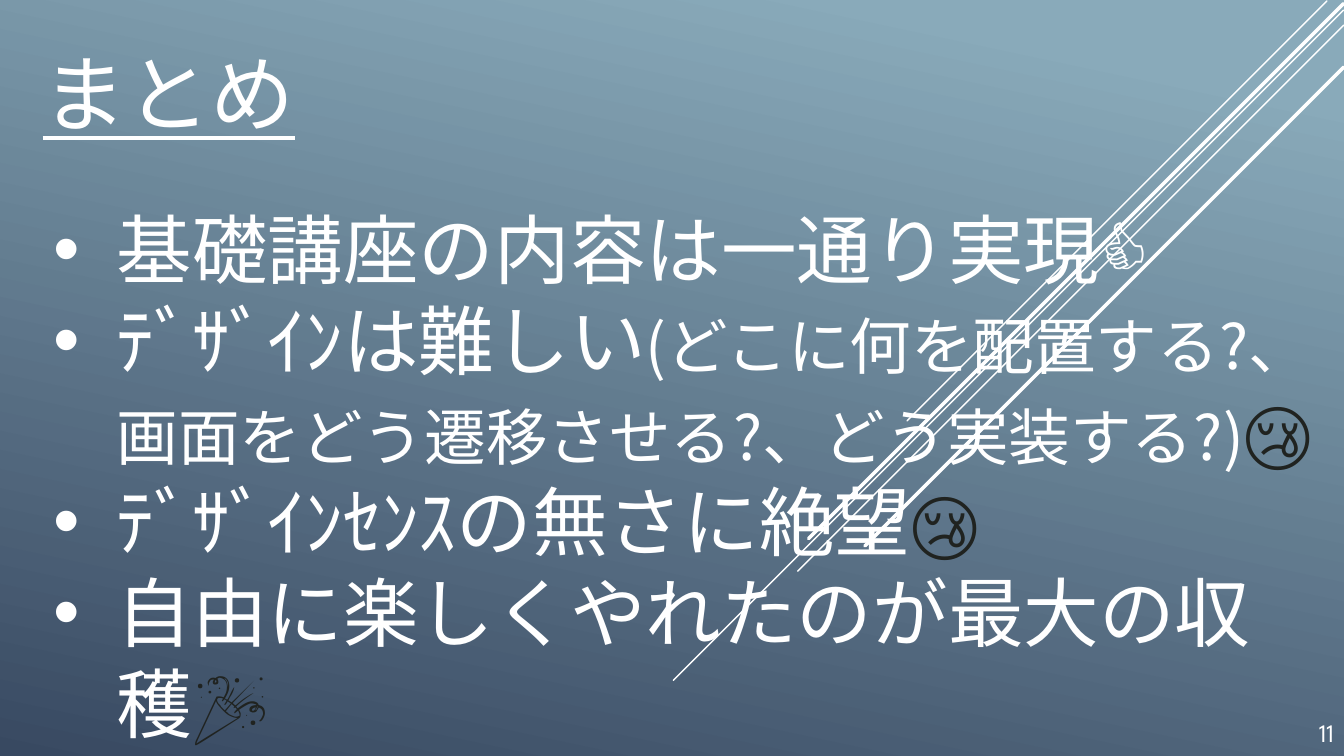
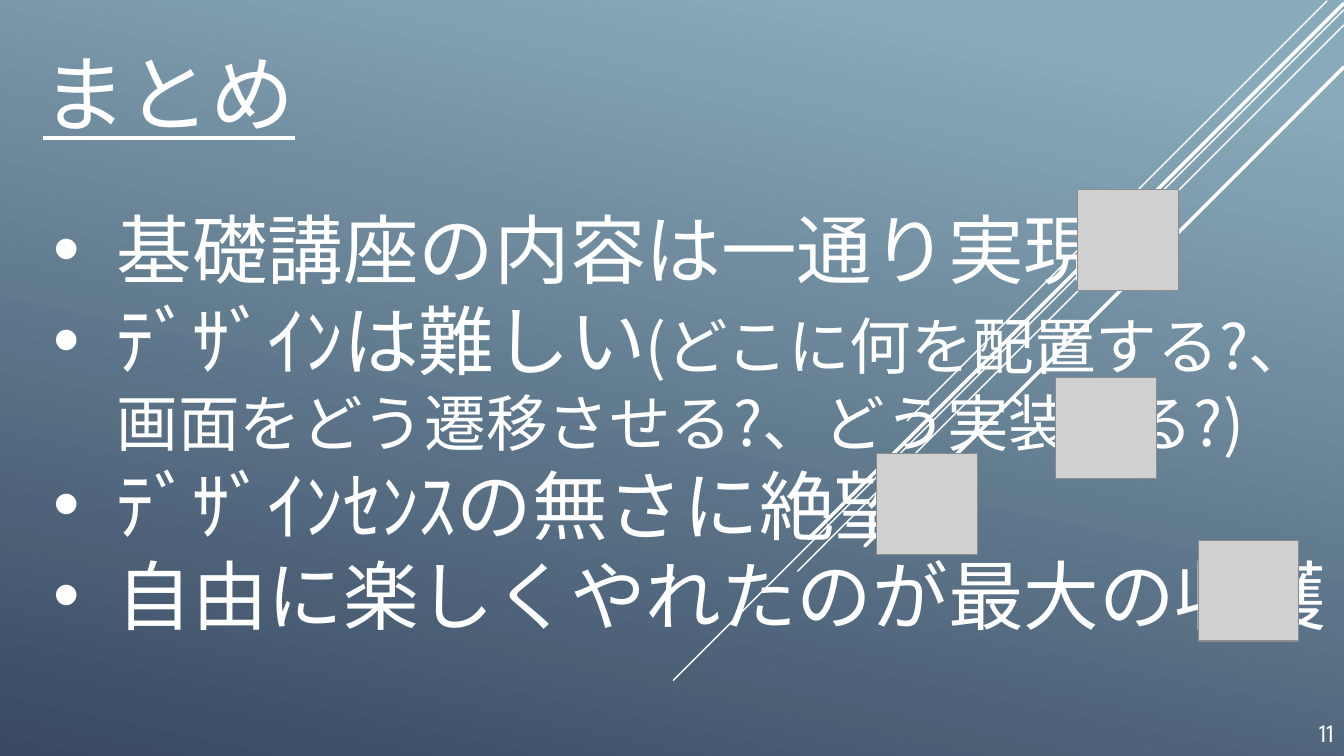
Before and after one commit to 2VJ-Makino/2VJ-Makino, a slide deck: slide 11 of presentation2/プロジェクトプレゼンテーション_002.pptx. Drawn at 1344x756 pixels with LibreOffice and Linux fonts; fonts in the diff are those of the drawing; grey boxes stand for pictures. Boxes give left, top, right and bottom in pixels: in the first picture for what was removed or moved away, otherwise in the second. Text is boxed around its words. In the diff, an @@ line names an element or a change of style, - is before the commit and + after.

```diff
--- a/presentation2/プロジェクトプレゼンテーション_002.pptx
+++ b/presentation2/プロジェクトプレゼンテーション_002.pptx
@@ text at (117, 201, 1327, 643): text changed @@
-• 基礎講座の内容は一通り実現👍
-• ﾃﾞｻﾞｲﾝは難しい(どこに何を配置する?、
-  画面をどう遷移させる?、どう実装する?)😢
-• ﾃﾞｻﾞｲﾝｾﾝｽの無さに絶望😢
-• 自由に楽しくやれたのが最大の収穫🎉
+• 基礎講座の内容は一通り実現
+• ﾃﾞｻﾞｲﾝは難しい(どこに何を配置する?、
+  画面をどう遷移させる?、どう実装する?)
+• ﾃﾞｻﾞｲﾝｾﾝｽの無さに絶望
+• 自由に楽しくやれたのが最大の収穫
@@ picture added at (1078, 190, 1179, 290) @@
@@ picture added at (1056, 378, 1156, 479) @@
@@ picture added at (876, 454, 977, 555) @@
@@ picture added at (1199, 540, 1300, 641) @@
```
Also in this commit, not shown: 7 other slides changed, 7 other files.
